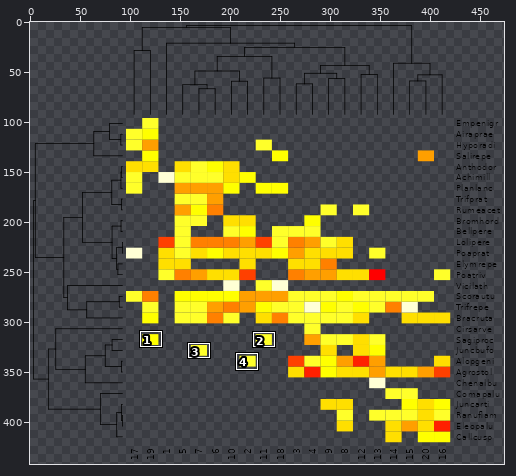
Sprite sheet, stored at docs/reference/Rplot004.png. The first picture is a wide view before the edit; the outline marks the close-up.
Close-up. As it was:
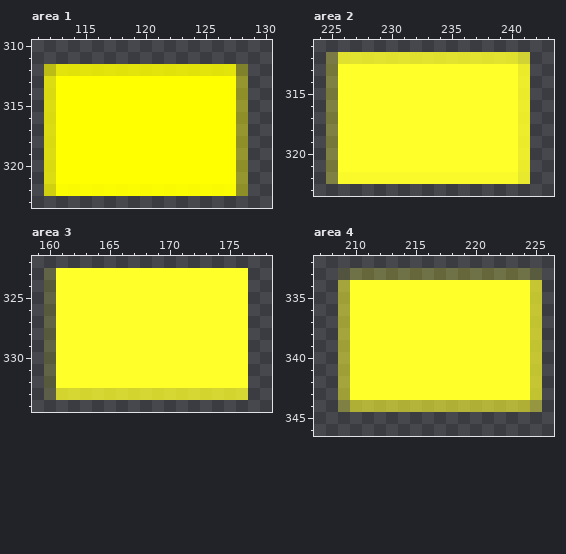
The file is 480x480 pixels. Pixels under 10% opacity are left out. Colours within 5 levels of each other are drawn and written as one. Shown: area 1: x 111..130, y 310..323; area 2: x 224..243, y 311..323; area 3: x 159..178, y 322..334; area 4: x 207..226, y 332..346. The wide view leaves out empty margins. The commit also changed other parts of the picture, which this record leaves out.
The result:
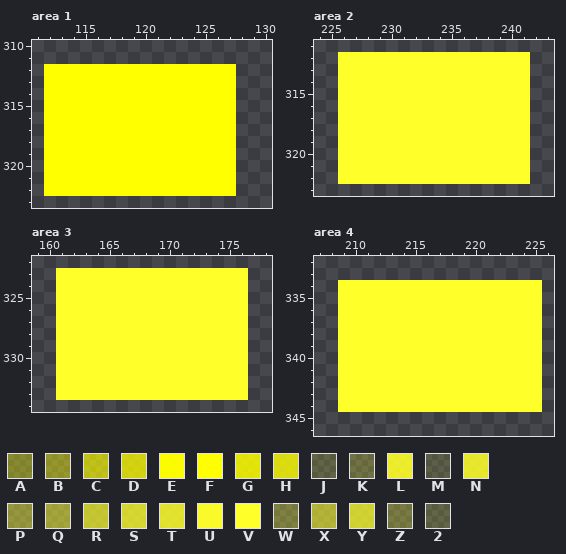
Palette (. is transparent): A #ffff005a  B #ffff006d  C #ffff00a8  D #ffff00c2  E #ffff00f9  F #ffff00  G #ffff01d9  H #ffff04ce  J #ffff2727  K #ffff2839  L #fffe29e6  M #ffff291f  N #ffff29df  P #ffff2a6d  Q #ffff2a81  R #ffff2ab0  S #ffff2ac7  T #ffff2ad7  U #ffff2af8  V #ffff2a  W #ffff2b4e  X #ffff2b96  Y #ffff2bc0  Z #ffff2c46  2 #ffff2d28
Edits made:
--- area 1
@@ x 111..130 @@
 311 ....................
-312 .CGGGGGGGGGGGGGGGA..
-313 .HFFFFFFFFFFFFFFFB..
-314 .HFFFFFFFFFFFFFFFB..
-315 .HFFFFFFFFFFFFFFFB..
-316 .HFFFFFFFFFFFFFFFB..
-317 .HFFFFFFFFFFFFFFFB..
-318 .HFFFFFFFFFFFFFFFB..
-319 .HFFFFFFFFFFFFFFFB..
-320 .HFFFFFFFFFFFFFFFB..
-321 .HFFFFFFFFFFFFFFFB..
-322 .DEEEEEEEEEEEEEEEB..
+312 .FFFFFFFFFFFFFFFF...
+313 .FFFFFFFFFFFFFFFF...
+314 .FFFFFFFFFFFFFFFF...
+315 .FFFFFFFFFFFFFFFF...
+316 .FFFFFFFFFFFFFFFF...
+317 .FFFFFFFFFFFFFFFF...
+318 .FFFFFFFFFFFFFFFF...
+319 .FFFFFFFFFFFFFFFF...
+320 .FFFFFFFFFFFFFFFF...
+321 .FFFFFFFFFFFFFFFF...
+322 .FFFFFFFFFFFFFFFF...
 323 ....................
--- area 2
@@ x 224..243 @@
 311 ....................
-312 .ZTTTTTTTTTTTTTTTY..
-313 .WVVVVVVVVVVVVVVVL..
-314 .WVVVVVVVVVVVVVVVL..
-315 .WVVVVVVVVVVVVVVVL..
-316 .WVVVVVVVVVVVVVVVL..
-317 .WVVVVVVVVVVVVVVVL..
-318 .WVVVVVVVVVVVVVVVL..
-319 .WVVVVVVVVVVVVVVVL..
-320 .WVVVVVVVVVVVVVVVL..
-321 .WVVVVVVVVVVVVVVVL..
-322 .WUUUUUUUUUUUUUUUN..
+312 ..VVVVVVVVVVVVVVVV..
+313 ..VVVVVVVVVVVVVVVV..
+314 ..VVVVVVVVVVVVVVVV..
+315 ..VVVVVVVVVVVVVVVV..
+316 ..VVVVVVVVVVVVVVVV..
+317 ..VVVVVVVVVVVVVVVV..
+318 ..VVVVVVVVVVVVVVVV..
+319 ..VVVVVVVVVVVVVVVV..
+320 ..VVVVVVVVVVVVVVVV..
+321 ..VVVVVVVVVVVVVVVV..
+322 ..VVVVVVVVVVVVVVVV..
 323 ....................
--- area 3
@@ x 159..178 @@
 322 ....................
-323 .JVVVVVVVVVVVVVVVV..
-324 .JVVVVVVVVVVVVVVVV..
-325 .JVVVVVVVVVVVVVVVV..
-326 .JVVVVVVVVVVVVVVVV..
-327 .JVVVVVVVVVVVVVVVV..
-328 .JVVVVVVVVVVVVVVVV..
-329 .JVVVVVVVVVVVVVVVV..
-330 .JVVVVVVVVVVVVVVVV..
-331 .JVVVVVVVVVVVVVVVV..
-332 .JVVVVVVVVVVVVVVVV..
-333 .MSSSSSSSSSSSSSSSS..
+323 ..VVVVVVVVVVVVVVVV..
+324 ..VVVVVVVVVVVVVVVV..
+325 ..VVVVVVVVVVVVVVVV..
+326 ..VVVVVVVVVVVVVVVV..
+327 ..VVVVVVVVVVVVVVVV..
+328 ..VVVVVVVVVVVVVVVV..
+329 ..VVVVVVVVVVVVVVVV..
+330 ..VVVVVVVVVVVVVVVV..
+331 ..VVVVVVVVVVVVVVVV..
+332 ..VVVVVVVVVVVVVVVV..
+333 ..VVVVVVVVVVVVVVVV..
 334 ....................
--- area 4
@@ x 207..226 @@
 332 ....................
-333 ..MKKKKKKKKKKKKKKK2.
-334 ..QVVVVVVVVVVVVVVVR.
-335 ..QVVVVVVVVVVVVVVVR.
-336 ..QVVVVVVVVVVVVVVVR.
-337 ..QVVVVVVVVVVVVVVVR.
-338 ..QVVVVVVVVVVVVVVVR.
-339 ..QVVVVVVVVVVVVVVVR.
-340 ..QVVVVVVVVVVVVVVVR.
-341 ..QVVVVVVVVVVVVVVVR.
-342 ..QVVVVVVVVVVVVVVVR.
-343 ..QVVVVVVVVVVVVVVVR.
-344 ..WXXXXXXXXXXXXXXXP.
+333 ....................
+334 ..VVVVVVVVVVVVVVVVV.
+335 ..VVVVVVVVVVVVVVVVV.
+336 ..VVVVVVVVVVVVVVVVV.
+337 ..VVVVVVVVVVVVVVVVV.
+338 ..VVVVVVVVVVVVVVVVV.
+339 ..VVVVVVVVVVVVVVVVV.
+340 ..VVVVVVVVVVVVVVVVV.
+341 ..VVVVVVVVVVVVVVVVV.
+342 ..VVVVVVVVVVVVVVVVV.
+343 ..VVVVVVVVVVVVVVVVV.
+344 ..VVVVVVVVVVVVVVVVV.
 345 ....................
